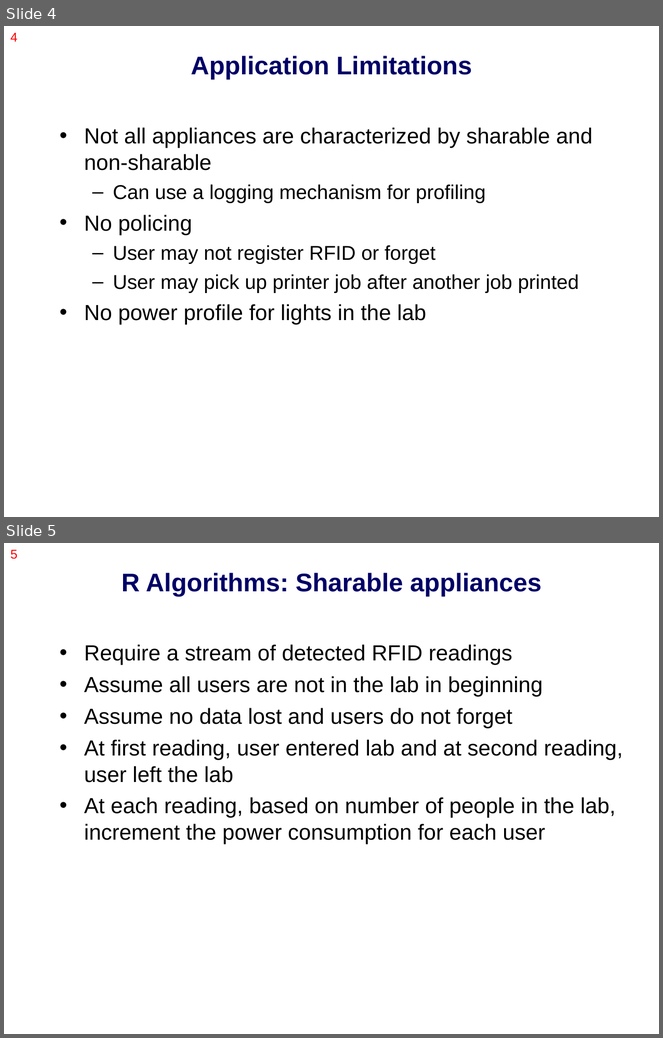
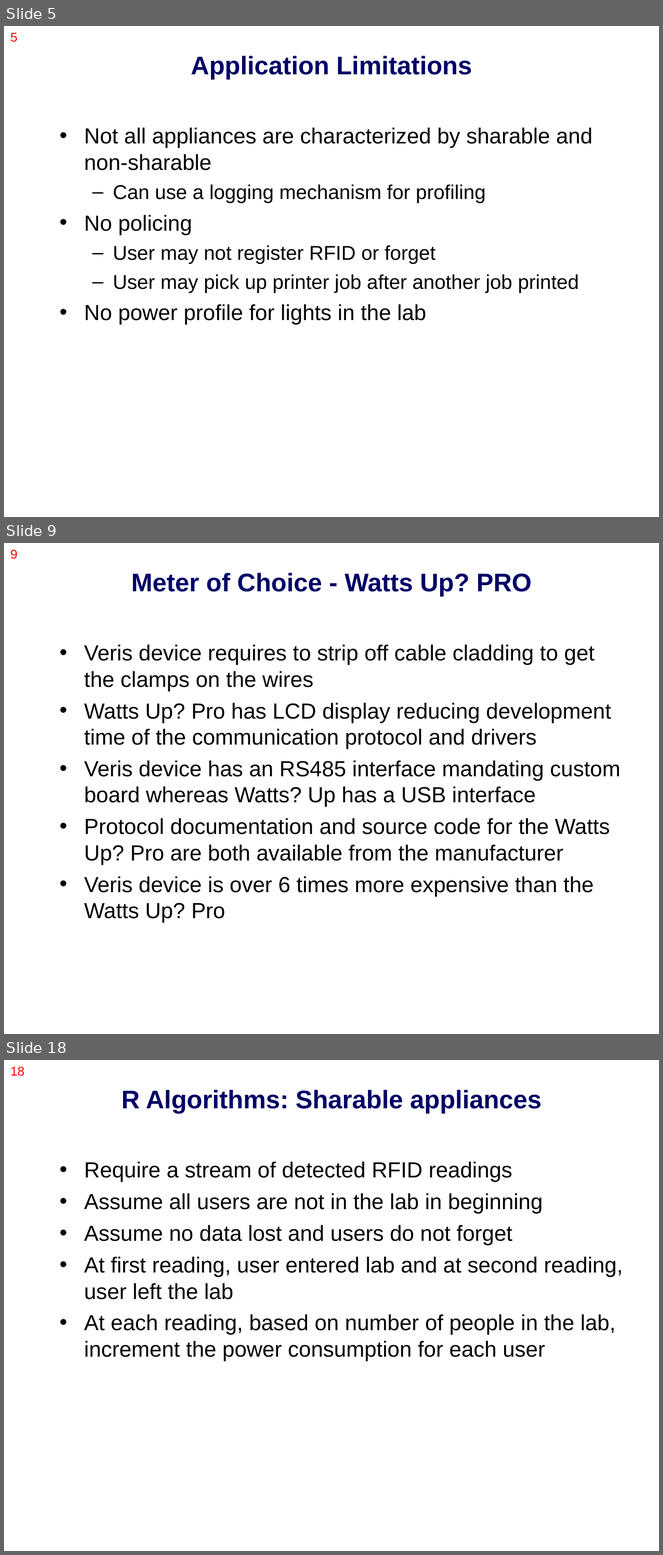
Before and after one commit to nesl/splt, a slide deck: docs/presentation/class_project.ppt. Shown one above the other, each under a label of ours: slides 4 and 5 before the commit, slides 5, 9 and 18 after it; the slides between them are not shown. The pictures are 663x1038 and 663x1555 pixels, drawn with LibreOffice and Linux fonts; fonts in the diff are those of the drawing. Boxes give left, top, right and bottom in pixels: in the first picture for what was removed or moved away, otherwise in the second. Text is boxed around its words. In the diff, an @@ line names an element or a change of style, - is before the commit and + after.

```diff
--- a/docs/presentation/class_project.ppt
+++ b/docs/presentation/class_project.ppt
@@ slide 9 added at [4,543,659,1034], background #FFFFFF @@
@@ page number added at [10,550,18,559], 14 pt, text #FF0000 @@
+9
@@ title added at [131,573,532,597], 28 pt, text #000066, bold @@
+Meter of Choice - Watts Up? PRO
@@ text added at [84,644,620,923], 24 pt, text #000000 @@
+• Veris device requires to strip off cable cladding to get the clamps on the wires
+• Watts Up? Pro has LCD display reducing development time of the communication protocol and drivers
+• Veris device has an RS485 interface mandating custom board whereas Watts? Up has a USB interface
+• Protocol documentation and source code for the Watts Up? Pro are both available from the manufacturer
+• Veris device is over 6 times more expensive than the Watts Up? Pro
@@ what was slide 4 is now slide 5 @@
@@ page number at [10,33,18,42]: text changed @@
-4
+5
@@ what was slide 5 is now slide 18 @@
@@ page number at [10,1067,24,1076]: text changed @@
-5
+18
```
Also in this commit, not shown: 17 other slides added.
